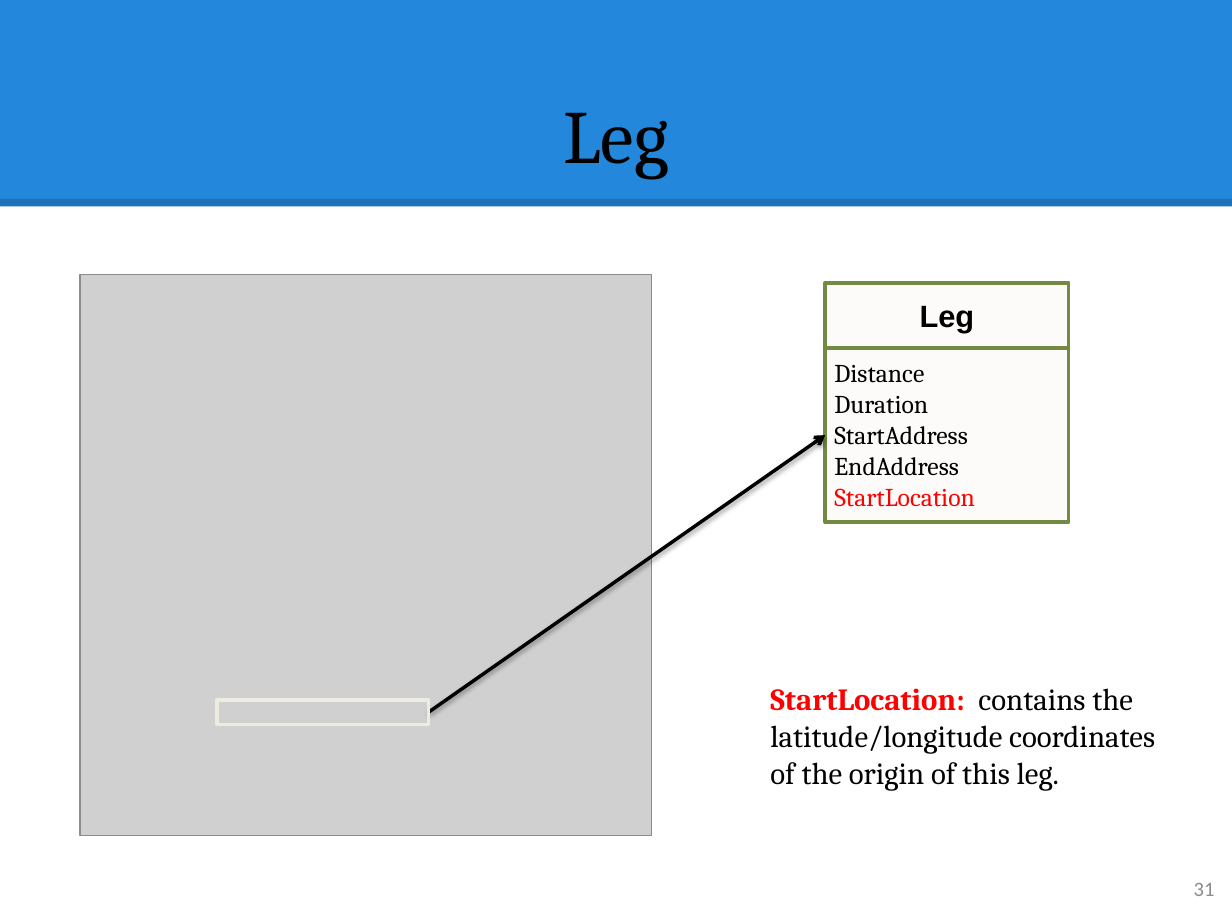
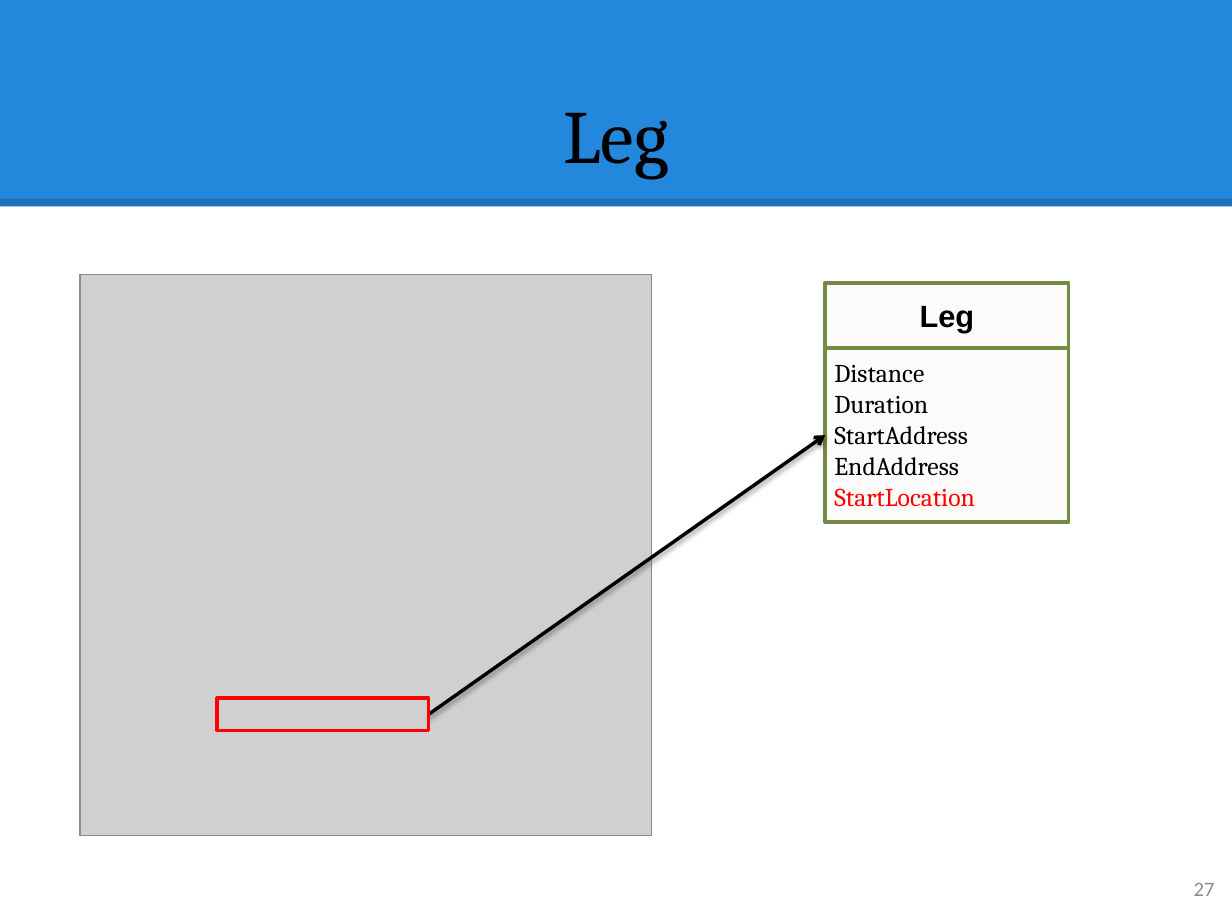
Before and after one commit to hqt/street-router, a slide deck: slide 27 of Document/presentation/ngoan/5 search motorbike.pptx (slide 31 before the commit). Drawn at 1232x924 pixels with LibreOffice and Linux fonts; fonts in the diff are those of the drawing; grey boxes stand for pictures. Boxes give left, top, right and bottom in pixels: in the first picture for what was removed or moved away, otherwise in the second. Text is boxed around its words. In the diff, an @@ line names an element or a change of style, - is before the commit and + after.

```diff
--- a/Document/presentation/ngoan/5 search motorbike.pptx
+++ b/Document/presentation/ngoan/5 search motorbike.pptx
@@ text removed at [770, 688, 1155, 791] @@
-StartLocation: contains the latitude/longitude coordinates of the origin of this leg.
@@ rectangle: place and size @@
-rectangle at [217, 700, 429, 724]
+rectangle at [217, 699, 429, 731]
@@ rectangle at [217, 699, 429, 731]: outline #EEECE1 2 pt to #FF0000 2 pt @@
@@ page number at [1194, 883, 1215, 896]: text changed @@
-31
+27
```
Also in this commit, not shown: 14 other slides changed, 15 slides added, 5 slides removed.
